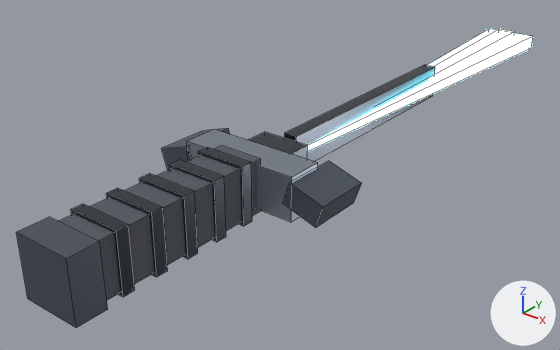
One commit to the Blender file assets/source/wpn_plasma_blade_world.blend: the scene before it, then after it.
Rendered twice from a 50 mm lens placed at (0.293, -0.457, 0.215), pointed at (-0.033, -0.049, -0.038). The axes (+X, +Y, +Z) are drawn at lower right. The lights are the same throughout. The picture after the commit comes second. Mesh edges are drawn as thin lines.

Names of what the first picture shows: 'wpn_plasma_blade_world'.
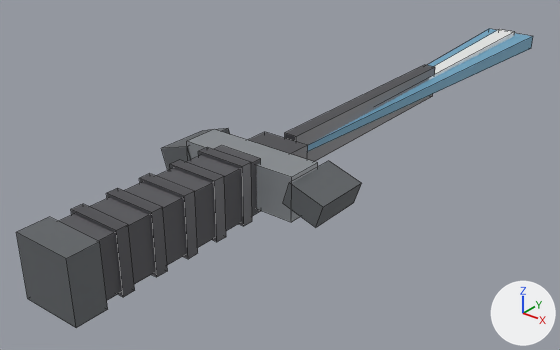
Patch to the scene script:
```diff
--- a/assets/source/wpn_plasma_blade_world.blend.py
+++ b/assets/source/wpn_plasma_blade_world.blend.py
@@ mat_ns_trim @@
 mat_ns_trim = principled_material('ns_trim')
-mat_ns_trim.base_color = (0.06, 0.07, 0.09)  # greyish blue #454b55
-mat_ns_trim.metallic = 0.85
-mat_ns_trim.roughness = 0.28
+mat_ns_trim.base_color = (0.09, 0.09, 0.1)  # dark grey #555559
+mat_ns_trim.metallic = 0.3
+mat_ns_trim.roughness = 0.44
@@ mat_ns_body_dark @@
 mat_ns_body_dark.base_color = (0.11, 0.13, 0.17)  # greyish blue #5d6573
-mat_ns_body_dark.metallic = 0.66
+mat_ns_body_dark.metallic = 0.18
 mat_ns_body_dark.roughness = 0.42
@@ mat_ns_body @@
 mat_ns_body.base_color = (0.3, 0.34, 0.4)  # grey #959eaa
-mat_ns_body.metallic = 0.72
-mat_ns_body.roughness = 0.38
+mat_ns_body.metallic = 0.25
+mat_ns_body.roughness = 0.52
@@ mat_ns_energy_cyan @@
 mat_ns_energy_cyan = principled_material('ns_energy_cyan')
-mat_ns_energy_cyan.base_color = (0.05, 0.55, 0.7)  # cyan #3fc4da
-mat_ns_energy_cyan.metallic = 0.1
-mat_ns_energy_cyan.roughness = 0.25
-mat_ns_energy_cyan.emission_color = (0.17, 0.91, 1.0)  # cyan #73f5ff
-mat_ns_energy_cyan.emission_strength = 6.0
+mat_ns_energy_cyan.base_color = (0.16, 0.38, 0.55)  # blue #6fa6c4
+mat_ns_energy_cyan.metallic = 0.05
+mat_ns_energy_cyan.roughness = 0.6
@@ mat_ns_energy_white @@
 mat_ns_energy_white = principled_material('ns_energy_white')
-mat_ns_energy_white.base_color = (0.8, 0.88, 0.95)  # white #e7f1f9
-mat_ns_energy_white.metallic = 0.1
-mat_ns_energy_white.roughness = 0.2
-mat_ns_energy_white.emission_color = (0.81, 0.91, 1.0)  # pale blue #e8f5ff
-mat_ns_energy_white.emission_strength = 7.0
+mat_ns_energy_white.base_color = (0.84, 0.85, 0.84)  # white #ecedec
+mat_ns_energy_white.metallic = 0.05
+mat_ns_energy_white.roughness = 0.52
```

Changed parts and their boxes (x1, y1, x2, y2) in the pictures (560 x 350 px):
'wpn_plasma_blade_world', recoloured, surface changed: (16, 29, 533, 328) in both
